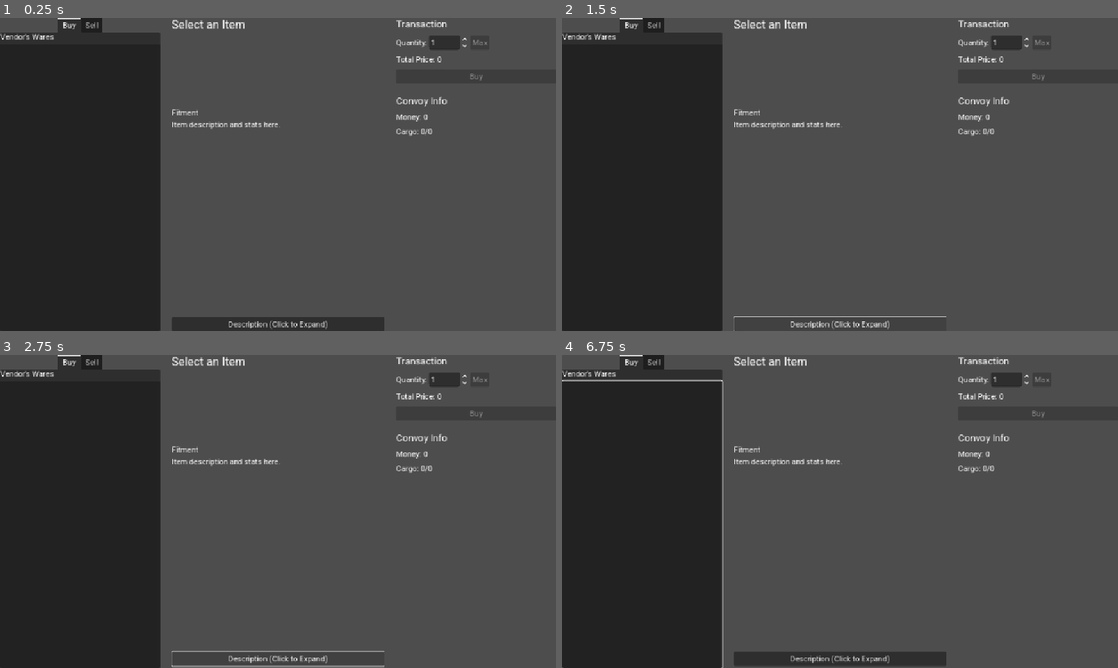
Above: before the commit, frames 1-4 (two rows, left to right).
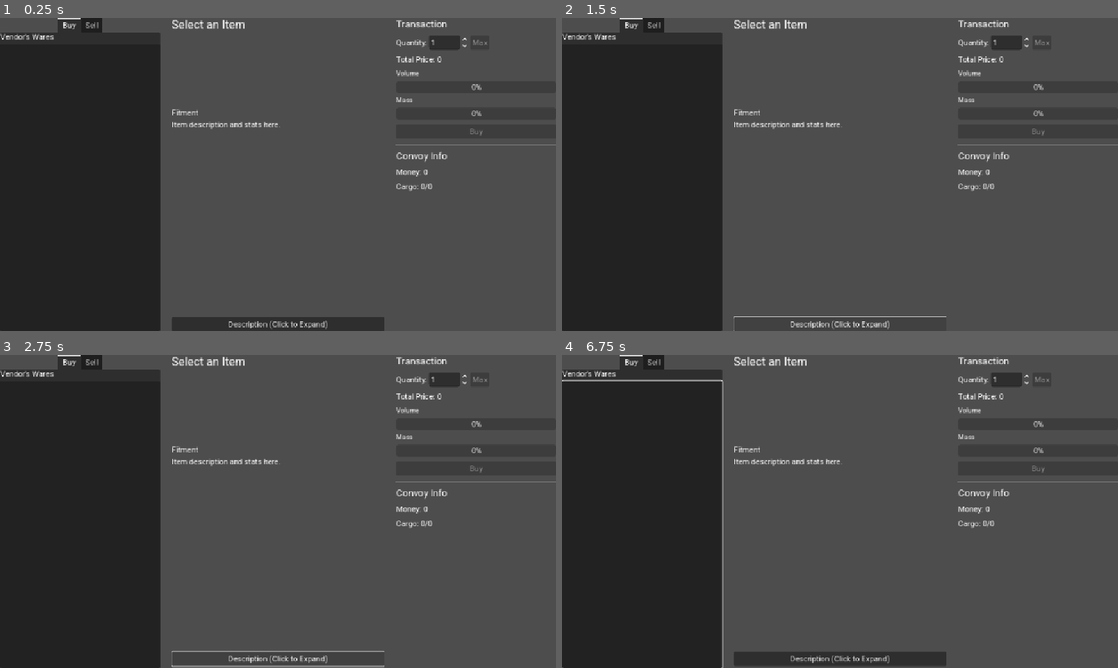
Above: after the commit, the same moments.

Repository: OoriData/DF_Godot
Game: Godot game, scene res://Scenes/VendorTradePanel.tscn
Two runs of this game, one before a commit and one after it. Both use one fixed random seed, a clock stepped at 60 frames per second and the inputs below. This scene is started directly instead of the project's main scene.
Inputs (mouse positions are in pixels of both pictures, inside the frame that each line leads up to):
- Up to frame 1 (0.25 s): no input
- Up to frame 2 (1.5 s): click "Description (Click to Expand)" at 0.5 s; click "Description (Click to Expand)" at 1.25 s
- Up to frame 3 (2.75 s): click "Description (Click to Expand)" at 2 s
- Up to frame 4 (6.75 s): tap Enter at 2.75, 4.25, 5.75 s; move the mouse to (962, 495) at 2.77 s; click (962, 495) at 2.92 s; tap Space at 3.5, 5, 6.5 s; drag from (728, 527) to (812, 574) at 3.52 s; move the mouse to (895, 442) at 4.27 s; click (895, 442) at 4.42 s; drag from (812, 574) to (673, 464) at 5.02 s; move the mouse to (1006, 558) at 5.77 s; click (1006, 558) at 5.92 s; drag from (673, 464) to (756, 433) at 6.52 s

The runs differ from the first frame. In frame 1, 0.7% of the frame differs, in the area x 71-100%, y 16-56%; in frame 2, 0.7%; in frame 3, 0.7%; in frame 4, 0.7%.

Commit message:
UI changes to vendor

Diff:
--- a/Scenes/VendorTradePanel.tscn
+++ b/Scenes/VendorTradePanel.tscn
@@ -225,6 +225,38 @@
 text = "Total Price: 0"
 bbcode_enabled = true
 fit_content = true
+
+[node name="CapacityBars" type="VBoxContainer" parent="HBoxContainer/RightPanel"]
+layout_mode = 2
+theme_override_constants/separation = 6
+
+[node name="VolumeLabel" type="Label" parent="HBoxContainer/RightPanel/CapacityBars"]
+layout_mode = 2
+text = "Volume"
+horizontal_alignment = 0
+theme_override_font_sizes/font_size = 14
+
+[node name="ConvoyVolumeBar" type="ProgressBar" parent="HBoxContainer/RightPanel/CapacityBars"]
+unique_name_in_owner = true
+layout_mode = 2
+min_value = 0.0
+max_value = 100.0
+value = 0.0
+show_percentage = true
+
+[node name="MassLabel" type="Label" parent="HBoxContainer/RightPanel/CapacityBars"]
+layout_mode = 2
+text = "Mass"
+horizontal_alignment = 0
+theme_override_font_sizes/font_size = 14
+
+[node name="ConvoyWeightBar" type="ProgressBar" parent="HBoxContainer/RightPanel/CapacityBars"]
+unique_name_in_owner = true
+layout_mode = 2
+min_value = 0.0
+max_value = 100.0
+value = 0.0
+show_percentage = true
 
 [node name="ActionButton" type="Button" parent="HBoxContainer/RightPanel"]
 unique_name_in_owner = true
--- a/Scripts/Menus/vendor_trade_panel.gd
+++ b/Scripts/Menus/vendor_trade_panel.gd
@@ -21,6 +21,8 @@
 @onready var equipped_item_stats: RichTextLabel = %EquippedItemStats
 @onready var quantity_spinbox: SpinBox = %QuantitySpinBox
 @onready var price_label: RichTextLabel = %PriceLabel
+@onready var convoy_volume_bar: ProgressBar = %ConvoyVolumeBar
+@onready var convoy_weight_bar: ProgressBar = %ConvoyWeightBar
 @onready var max_button: Button = %MaxButton
 @onready var action_button: Button = %ActionButton
 @onready var install_button: Button = %InstallButton
@@ -762,6 +764,8 @@
 			else:
 				weight_segment = " | Weight: %.1f" % _convoy_used_weight
 		convoy_cargo_label.text = "Volume: %.1f / %.1f%s" % [_convoy_used_volume, _convoy_total_volume, weight_segment]
+		# Update capacity bars with current usage (no projection)
+		_refresh_capacity_bars(0.0, 0.0)
 	else:
 		convoy_cargo_label.text = "Cargo: N/A"
 
@@ -1313,6 +1317,8 @@
 	if not selected_item:
 		print("[VendorTradePanel][LOG]   -> No item selected, setting price to $0.")
 		price_label.text = "Total Price: $0" # FIX: Ensure dollar sign is present
+		# Reset capacity bars to current convoy usage
+		_refresh_capacity_bars(0.0, 0.0)
 		return
 
 	var item_data_source = selected_item.item_data if selected_item.has("item_data") and not selected_item.item_data.is_empty() else selected_item
@@ -1337,12 +1343,16 @@
 
 	var bbcode_text = ""
 	if is_vehicle:
+		# Vehicles: keep explicit unit and total pricing
 		bbcode_text += "[b]Price:[/b] $%s\n" % ("%.2f" % unit_price)
 		bbcode_text += "[b]Quantity:[/b] %d\n" % quantity
 		bbcode_text += "[b]Total Price:[/b] $%s" % ("%.2f" % total_price)
 	else:
-		# Use the original detailed display logic for cargo items
-		bbcode_text += "[b]Unit Price:[/b] $%s\n" % ("%.2f" % unit_price)
+		# Cargo items: simplify right panel to reduce duplication with center panel
+		# In BUY mode, hide Unit Price/Weight/Volume (already shown in center panel)
+		# In SELL mode, keep Unit Price for clarity
+		if current_mode == "sell":
+			bbcode_text += "[b]Unit Price:[/b] $%s\n" % ("%.2f" % unit_price)
 
 		var price_components = _get_item_price_components(item_data_source)
 		var resource_unit_value = price_components.resource_unit_value
@@ -1355,7 +1365,7 @@
 		bbcode_text += "[b]Quantity:[/b] %d\n" % quantity
 		bbcode_text += "[b]Total Price:[/b] $%s\n" % ("%.2f" % total_price)
 
-		# --- Added detailed weight/volume and projected convoy stats ---
+		# --- Order totals and projected convoy stats ---
 		var unit_weight := 0.0
 		if item_data_source.has("unit_weight"): unit_weight = float(item_data_source.get("unit_weight", 0.0))
 		elif item_data_source.has("weight") and item_data_source.has("quantity") and float(item_data_source.get("quantity", 0.0)) > 0.0:
@@ -1372,21 +1382,14 @@
 			added_weight = -added_weight
 			added_volume = -added_volume
 
-		if unit_weight > 0.0: bbcode_text += "[b]Unit Weight:[/b] %.2f\n" % unit_weight
-		if unit_volume > 0.0: bbcode_text += "[b]Unit Volume:[/b] %.2f\n" % unit_volume
-		if abs(added_weight) > 0.0001: bbcode_text += "[b]Total Weight:[/b] %.2f\n" % added_weight
-		if abs(added_volume) > 0.0001: bbcode_text += "[b]Total Volume:[/b] %.2f\n" % added_volume
-
-		if (_convoy_total_volume > 0.0 or _convoy_total_weight > 0.0):
-			bbcode_text += "[b]After %s:[/b]\n" % ("Purchase" if current_mode == "buy" else "Sale")
-			if _convoy_total_volume > 0.0:
-				var projected_used_volume = clamp(_convoy_used_volume + added_volume, 0.0, 9999999.0)
-				var vol_pct = clamp((projected_used_volume / _convoy_total_volume) * 100.0, 0.0, 999.9)
-				bbcode_text += "  Volume: %.2f / %.2f (%.1f%%)\n" % [projected_used_volume, _convoy_total_volume, vol_pct]
-			if _convoy_total_weight > 0.0:
-				var projected_used_weight = clamp(_convoy_used_weight + added_weight, 0.0, 9999999.0)
-				var wt_pct = clamp((projected_used_weight / _convoy_total_weight) * 100.0, 0.0, 999.9)
-				bbcode_text += "  Weight: %.2f / %.2f (%.1f%%)\n" % [projected_used_weight, _convoy_total_weight, wt_pct]
+		# Do NOT show unit weight/volume in BUY mode to avoid duplication; show order totals in muted color
+		if abs(added_weight) > 0.0001:
+			bbcode_text += "[color=gray]Order Weight: %.2f[/color]\n" % added_weight
+		if abs(added_volume) > 0.0001:
+			bbcode_text += "[color=gray]Order Volume: %.2f[/color]\n" % added_volume
+
+		# Update visual capacity bars to show projected values instead of printing lines
+		_refresh_capacity_bars(added_volume, added_weight)
 
 	# Trim trailing newline
 	if bbcode_text.ends_with("\n"):
@@ -1394,6 +1397,39 @@
 	# --- End added detail block ---
 	price_label.text = bbcode_text
 	_update_install_button_state()
+
+func _refresh_capacity_bars(projected_volume_delta: float, projected_weight_delta: float) -> void:
+	if is_instance_valid(convoy_volume_bar):
+		if _convoy_total_volume > 0.0:
+			convoy_volume_bar.visible = true
+			convoy_volume_bar.max_value = _convoy_total_volume
+			var projected_vol = clamp(_convoy_used_volume + projected_volume_delta, 0.0, _convoy_total_volume)
+			convoy_volume_bar.value = projected_vol
+			convoy_volume_bar.tooltip_text = "Volume: %.2f / %.2f" % [projected_vol, _convoy_total_volume]
+			var vol_pct = projected_vol / max(0.00001, _convoy_total_volume)
+			convoy_volume_bar.self_modulate = _bar_color_for_pct(vol_pct)
+		else:
+			convoy_volume_bar.visible = false
+	if is_instance_valid(convoy_weight_bar):
+		if _convoy_total_weight > 0.0:
+			convoy_weight_bar.visible = true
+			convoy_weight_bar.max_value = _convoy_total_weight
+			var projected_wt = clamp(_convoy_used_weight + projected_weight_delta, 0.0, _convoy_total_weight)
+			convoy_weight_bar.value = projected_wt
+			convoy_weight_bar.tooltip_text = "Weight: %.2f / %.2f" % [projected_wt, _convoy_total_weight]
+			var wt_pct = projected_wt / max(0.00001, _convoy_total_weight)
+			convoy_weight_bar.self_modulate = _bar_color_for_pct(wt_pct)
+		else:
+			convoy_weight_bar.visible = false
+
+func _bar_color_for_pct(pct: float) -> Color:
+	# Green <= 70%, Yellow <= 90%, Red > 90%
+	if pct <= 0.7:
+		return Color(0.2, 0.8, 0.2)
+	elif pct <= 0.9:
+		return Color(1.0, 0.8, 0.2)
+	else:
+		return Color(1.0, 0.3, 0.3)
 
 func _is_positive_number(v: Variant) -> bool:
 	return (v is float or v is int) and float(v) > 0.0
